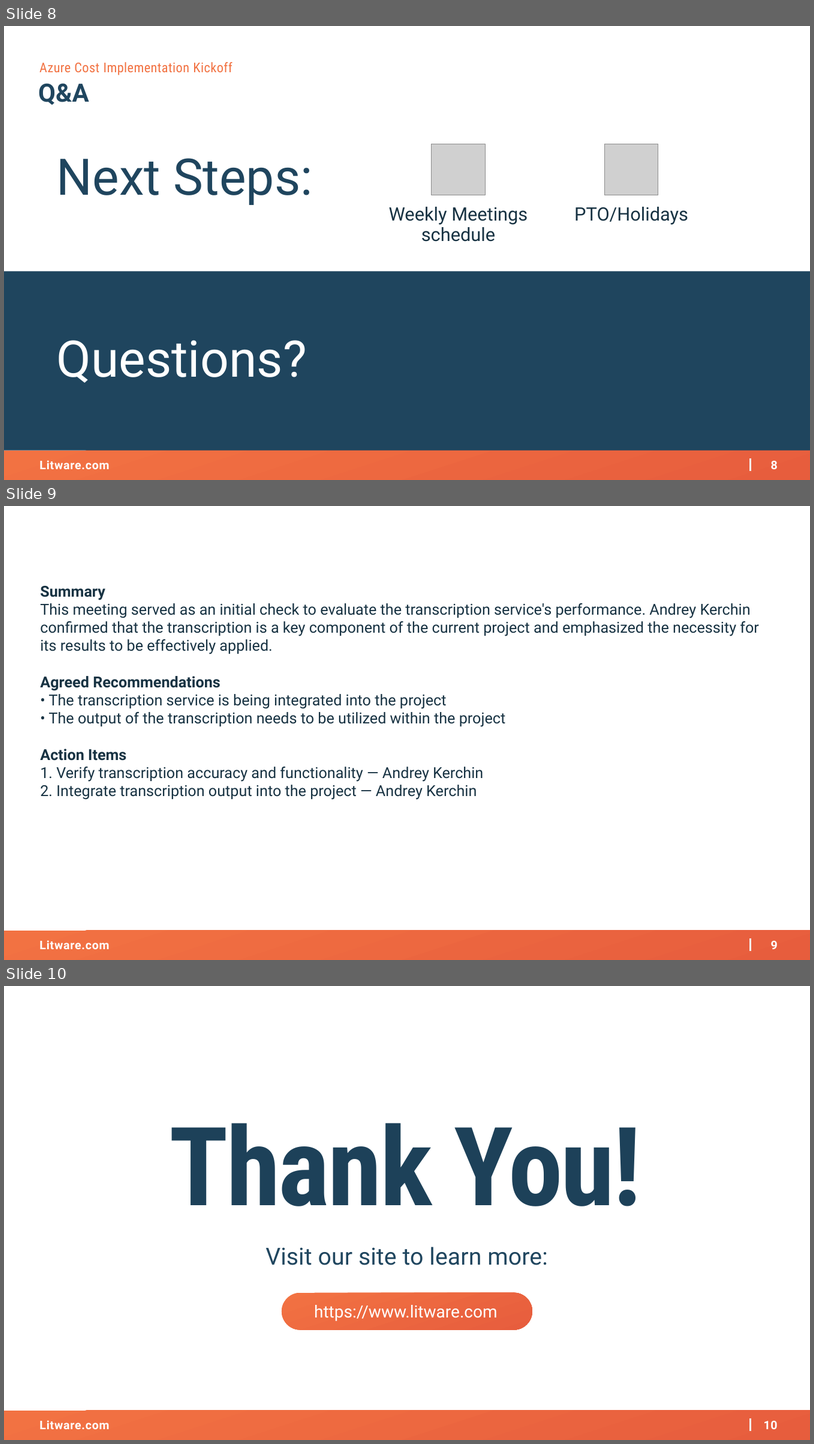
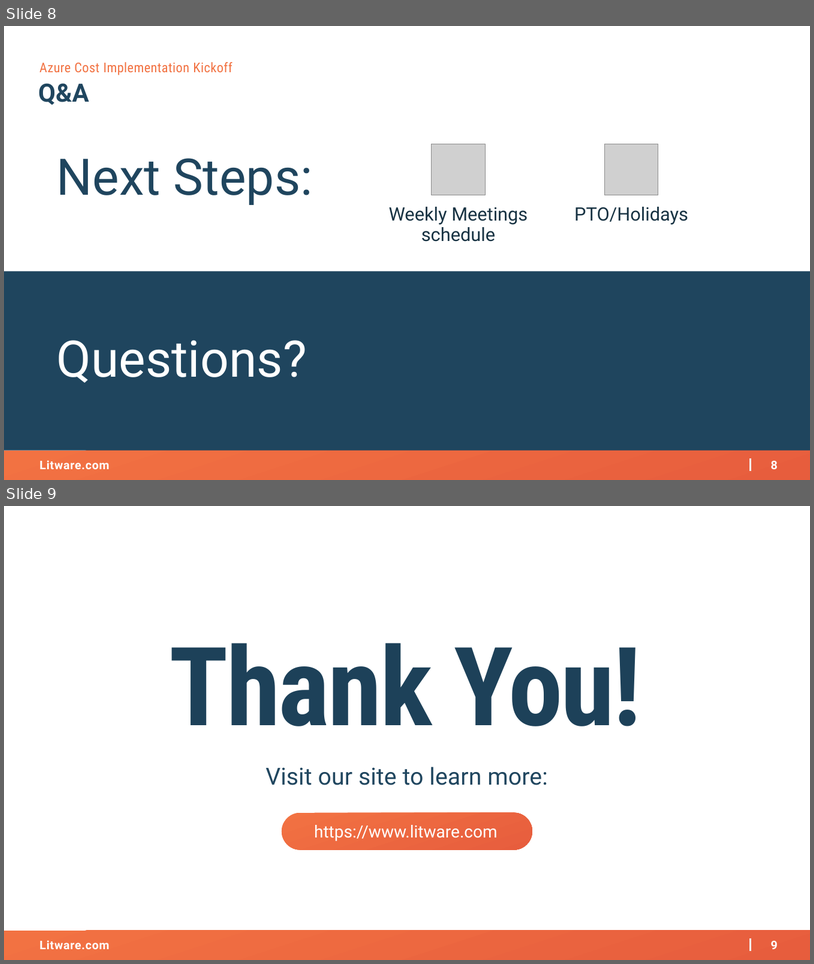
Before and after one commit to AKercha1/justtemporary, a slide deck: someproject/artifacts/kickoff-deck.pptx. Shown one above the other, each under a label of ours: slides 8, 9 and 10 before the commit, slides 8 and 9 after it. The pictures are 814x1444 and 814x964 pixels, drawn with LibreOffice and Linux fonts; fonts in the diff are those of the drawing; grey boxes stand for pictures; background and template pictures are left out. Boxes give left, top, right and bottom in pixels: in the first picture for what was removed or moved away, otherwise in the second. Text is boxed around its words. In the diff, an @@ line names an element or a change of style, - is before the commit and + after.

Commit message:
[someproject] Update artifacts/kickoff-deck.pptx

```diff
--- a/someproject/artifacts/kickoff-deck.pptx
+++ b/someproject/artifacts/kickoff-deck.pptx
@@ slide 9 removed at (4,506,810,960), background #FFFFFF; not listed: 4 template elements that a slide beside it also shows @@
@@ text removed at (40,586,759,799) @@
-Summary
-This meeting served as an initial check to evaluate the transcription service's performance. Andrey Kerchin confirmed that the transcription is a key component of the current project and emphasized the necessity for its results to be effectively applied.
-Agreed Recommendations
-• The transcription service is being integrated into the project
-• The output of the transcription needs to be utilized within the project
-Action Items
-1. Verify transcription accuracy and functionality — Andrey Kerchin
-2. Integrate transcription output into the project — Andrey Kerchin
@@ what was slide 10 is now slide 9 @@
@@ page number at (771,940,778,949): text changed @@
-10
+9
```
